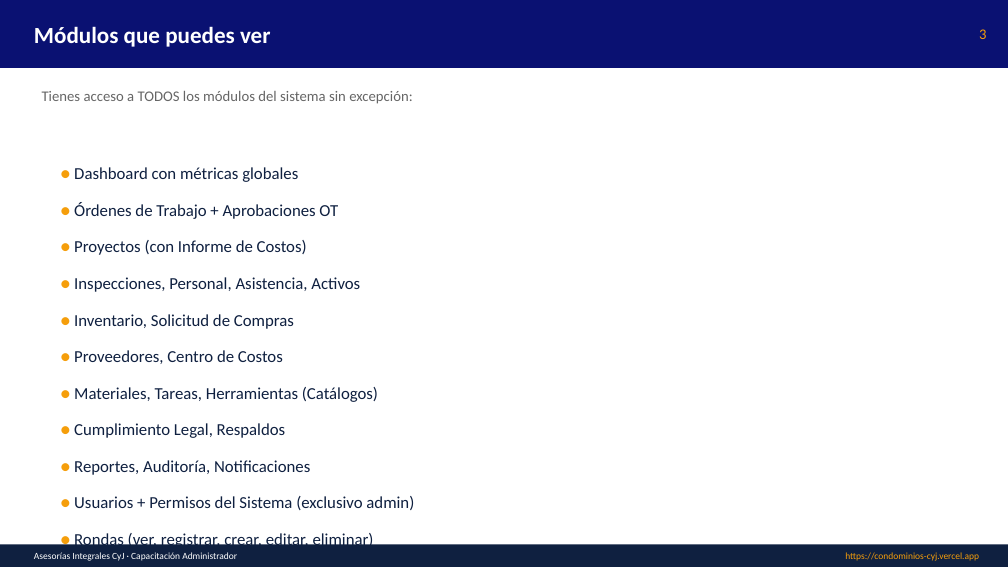
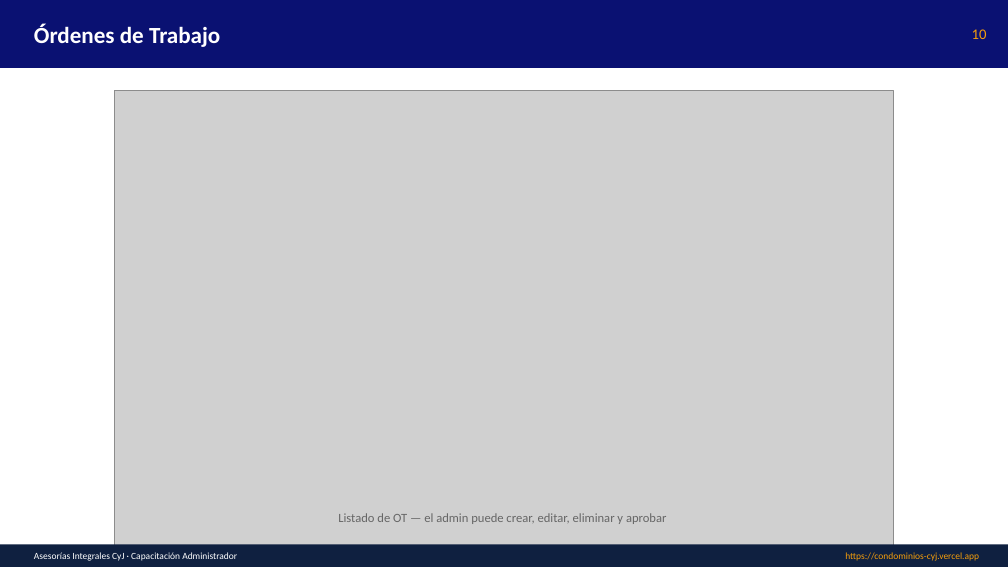
Before and after one commit to asesoriasintegralescyj-stack/condominios-cyj, a slide deck: slide 10 of public/manuales/Capacitacion_Administrador.pptx (slide 3 before the commit). Drawn at 1008x567 pixels with LibreOffice and Linux fonts; fonts in the diff are those of the drawing; grey boxes stand for pictures. Boxes give left, top, right and bottom in pixels: in the first picture for what was removed or moved away, otherwise in the second. Text is boxed around its words. In the diff, an @@ line names an element or a change of style, - is before the commit and + after.

Commit message:
docs: manuales y capacitaciones con capturas de pantalla reales (v1.1)
- 16 capturas de pantalla del sistema real agregadas a /public/manuales/imagenes/
- Manual Word actualizado con imágenes embebidas en cada sección (3.1 MB)
- 6 capacitaciones PPT actualizadas con slides de capturas:
  * Administrador: 14 slides con 9 capturas (1.3 MB)
  * Supervisor: 12 slides con 5 capturas (699 KB)
  * Usuario: 10 slides con 4 capturas (536 KB)
  * Personal: 9 slides con 3 capturas (449 KB)
  * Auditor: 9 slides con 4 capturas (525 KB)
  * Guardia: 9 slides con 2 capturas (776 KB)
- Versión actualizada a v1.1 en ManualesModule y manuales-guardia

Capturas incluidas:
01_login, 02_dashboard, 03_ot_listado, 04_proyectos, 05_rondas,
06_solicitudes_compra, 07_usuarios, 08_permisos, 09_manuales,
10_ot_crear, 11_sc_crear, 12_usuario_crear, 13_recuperar_password,
14_guardia_rondas, 15_guardia_manuales, 16_reset_password

```diff
--- a/public/manuales/Capacitacion_Administrador.pptx
+++ b/public/manuales/Capacitacion_Administrador.pptx
@@ text at (x1=34, y1=23, x2=220, y2=47): text changed @@
-Módulos que puedes ver
+Órdenes de Trabajo
@@ text at (x1=972, y1=29, x2=987, y2=39): text changed @@
-3
+10
@@ text removed at (x1=42, y1=91, x2=412, y2=104) @@
-Tienes acceso a TODOS los módulos del sistema sin excepción:
@@ picture added at (x1=115, y1=91, x2=894, y2=567) @@
@@ text "Listado de OT — el ..." at (x1=338, y1=513, x2=666, y2=524): vertical alignment top to middle @@
@@ text at (x1=338, y1=513, x2=666, y2=524): text changed; size 16 to 12 pt; text colour #0F2040 to #666666 @@
-● Dashboard con métricas globales
-● Órdenes de Trabajo + Aprobaciones OT
-● Proyectos (con Informe de Costos)
-● Inspecciones, Personal, Asistencia, Activos
-● Inventario, Solicitud de Compras
-● Proveedores, Centro de Costos
-● Materiales, Tareas, Herramientas (Catálogos)
-● Cumplimiento Legal, Respaldos
-● Reportes, Auditoría, Notificaciones
-● Usuarios + Permisos del Sistema (exclusivo admin)
-● Rondas (ver, registrar, crear, editar, eliminar)
+Listado de OT — el admin puede crear, editar, eliminar y aprobar
```
Also in this commit, not shown: 8 other slides changed, 5 slides added, 2 slides removed, 24 other files.
